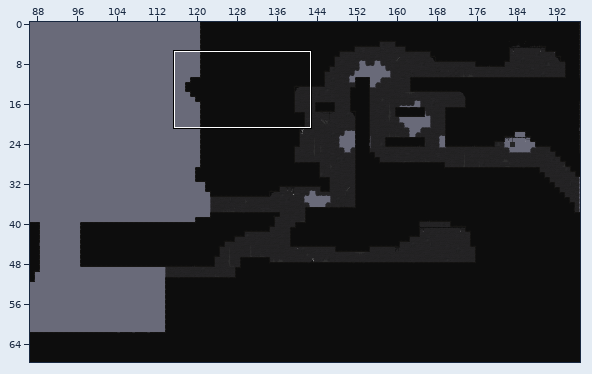
One commit to this LDtk project: Assets/4. Sprites/KJH/LDTK3.ldtk. Above: a wide view before the commit, with the close-up outlined.
Close-up. Old version:
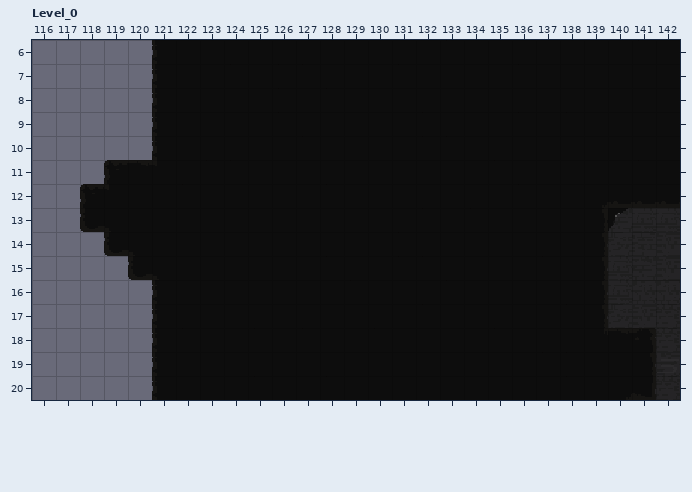
Cells are 16x16 px. Shown: Level_0 x 116..142, y 6..20.
The same view after the edit:
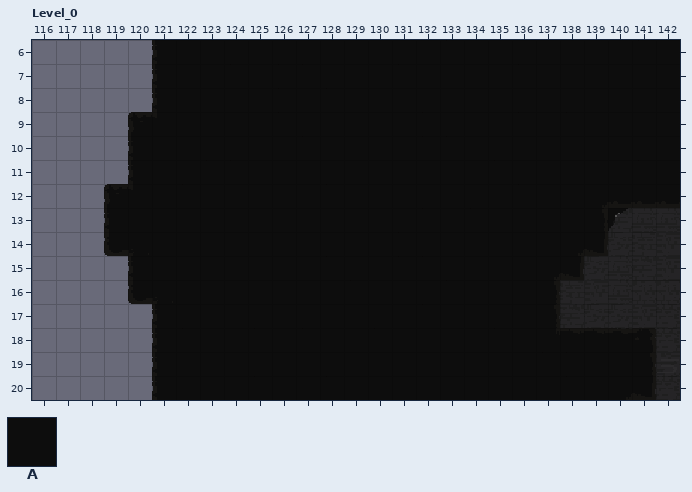
Key: from "Ground": A 1 "Ground".
_ is an empty cell.
Tiles replaced or removed in this view: A.
The exact change:
Changed rows in their new state; . is an unchanged cell.
Layer "Ground":
first column x 118:
 9 ..A...................
10 ..A...................
11 ._....................
12 _.....................
13 _.....................
15 ....................._
16 ..A.................__
17 ....................__
